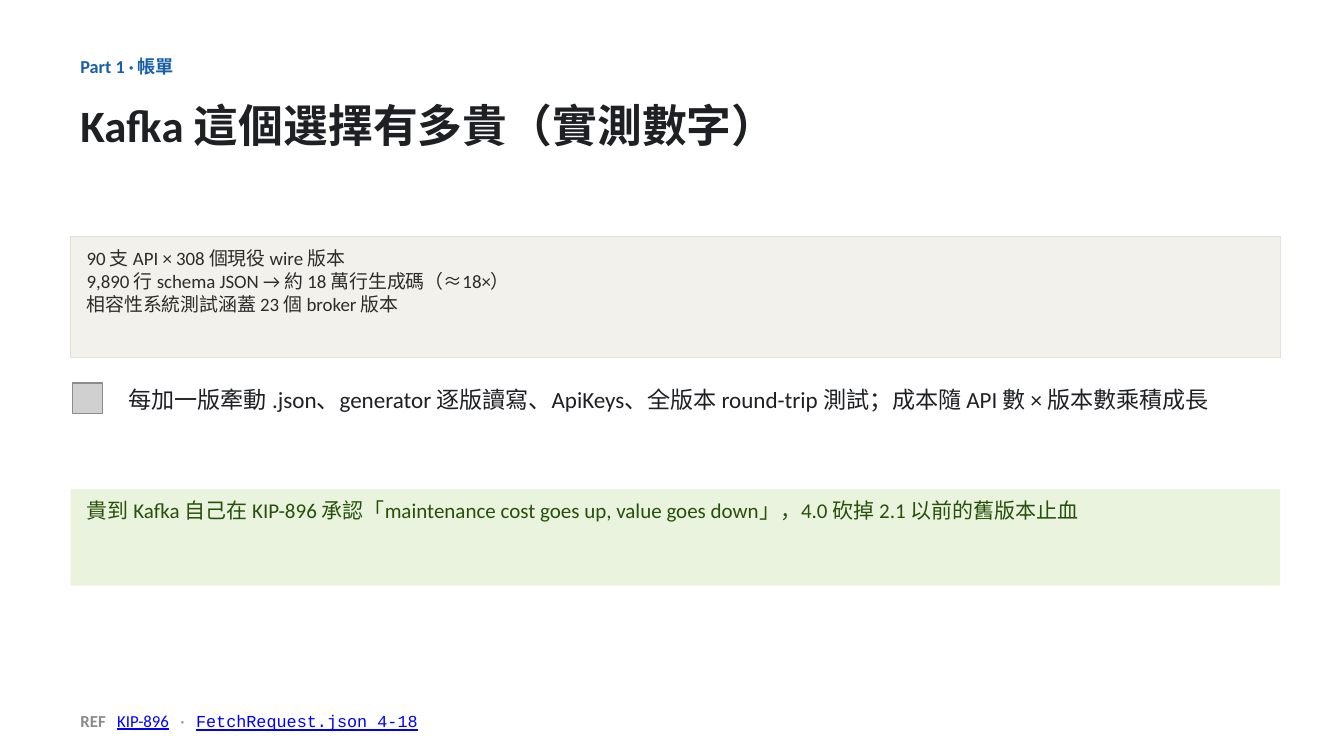
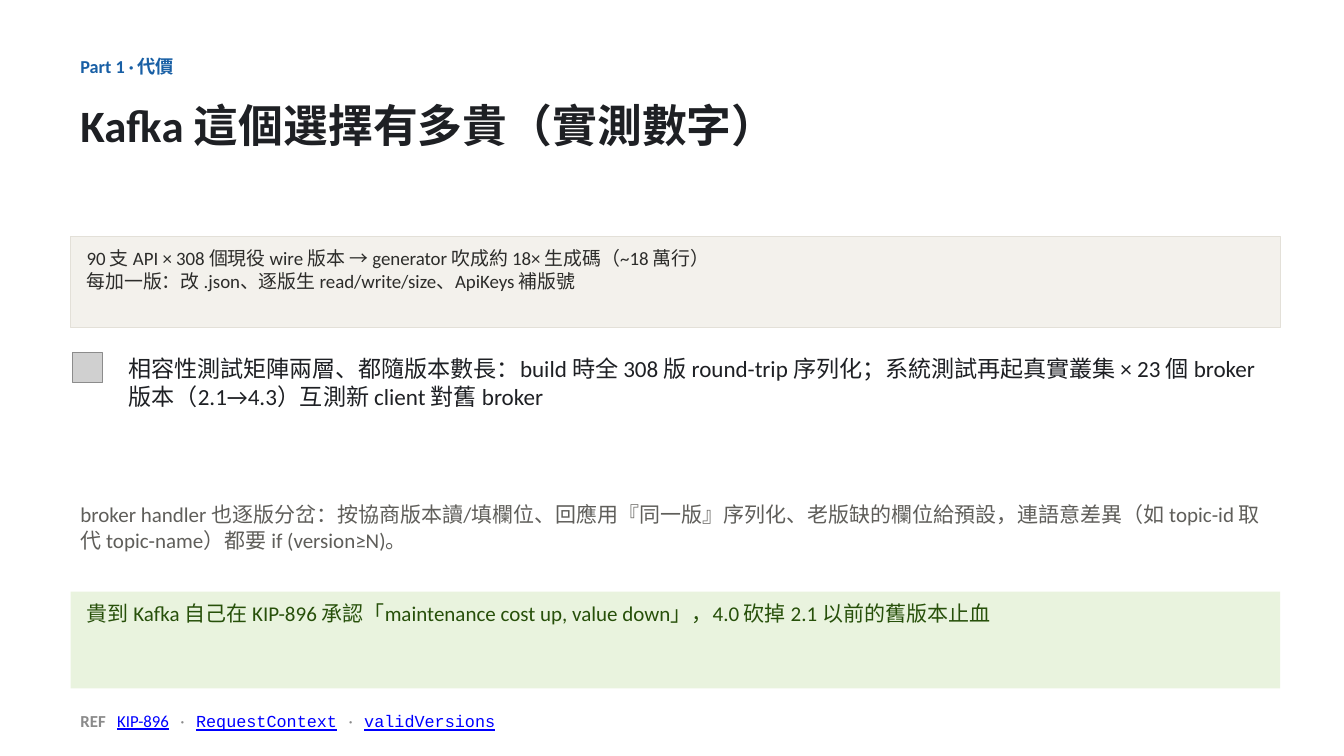
Before and after one commit to unknowntpo/kafka, a slide deck: slide 9 of study/version-control/kafka-version-negotiation.pptx. Drawn at 1344x756 pixels with LibreOffice and Linux fonts; fonts in the diff are those of the drawing; grey boxes stand for pictures. Boxes give left, top, right and bottom in pixels: in the first picture for what was removed or moved away, otherwise in the second. Text is boxed around its words. In the diff, an @@ line names an element or a change of style, - is before the commit and + after.

Commit message:
study(version-control): 套用 Eric review（點題補 compat 對照、代價頁補測試矩陣/handler、架構(a) MV ref、舉例 SVG 修版、失敗訊息澄清 client 側）

```diff
--- a/study/version-control/kafka-version-negotiation.pptx
+++ b/study/version-control/kafka-version-negotiation.pptx
@@ text at [80, 57, 174, 75]: text changed @@
-Part 1 · 帳單
+Part 1 · 代價
@@ rectangle "90 支 API × 308 ...": place and size @@
-rectangle "90 支 API × 308 ..." at [71, 237, 1280, 358]
+rectangle "90 支 API × 308 ..." at [71, 237, 1280, 328]
@@ text in rectangle at [87, 249, 709, 292]: text changed @@
-90 支 API × 308 個現役 wire 版本
-9,890 行 schema JSON → 約 18 萬行生成碼（≈18×）
-相容性系統測試涵蓋 23 個 broker 版本
+90 支 API × 308 個現役 wire 版本 → generator 吹成約 18× 生成碼（~18 萬行）
+每加一版：改 .json、逐版生 read/write/size、ApiKeys 補版號
@@ picture: place and size @@
-picture at [73, 383, 103, 413]
+picture at [73, 353, 103, 383]
@@ text at [129, 357, 1255, 407]: text changed @@
-每加一版牽動 .json、generator 逐版讀寫、ApiKeys、全版本 round-trip 測試；成本隨 API 數 × 版本數乘積成長
+相容性測試矩陣兩層、都隨版本數長：build 時全 308 版 round-trip 序列化；系統測試再起真實叢集 × 23 個 broker 版本（2.1→4.3）互測新 client 對舊 broker
@@ text added at [80, 504, 1260, 552], 15 pt, text #5F5E5A @@
+broker handler 也逐版分岔：按協商版本讀/填欄位、回應用『同一版』序列化、老版缺的欄位給預設，連語意差異（如 topic-id 取代 topic-name）都要 if (version≥N)。
@@ rectangle "貴到 Kafka 自己在 KIP-896 承認「maintenance ...": place and size @@
-rectangle "貴到 Kafka 自己在 KIP-896 承認「maintenance ..." at [71, 489, 1280, 586]
+rectangle "貴到 Kafka 自己在 KIP-896 承認「maintenance ..." at [71, 592, 1280, 689]
@@ text in rectangle at [87, 603, 990, 625]: text changed @@
-貴到 Kafka 自己在 KIP-896 承認「maintenance cost goes up, value goes down」，4.0 砍掉 2.1 以前的舊版本止血
+貴到 Kafka 自己在 KIP-896 承認「maintenance cost up, value down」，4.0 砍掉 2.1 以前的舊版本止血
@@ text at [80, 715, 495, 731]: text changed @@
-REF KIP-896 · FetchRequest.json 4-18
+REF KIP-896 · RequestContext · validVersions
```
Also in this commit, not shown: 4 other slides changed, 3 other files.
